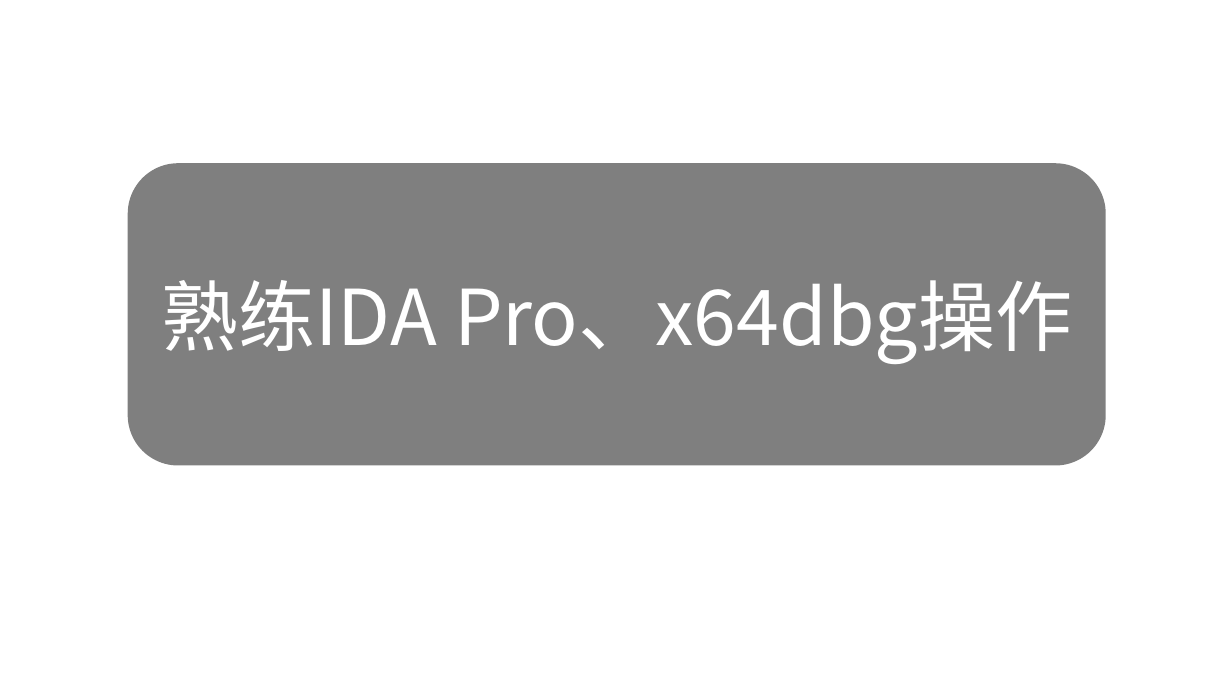
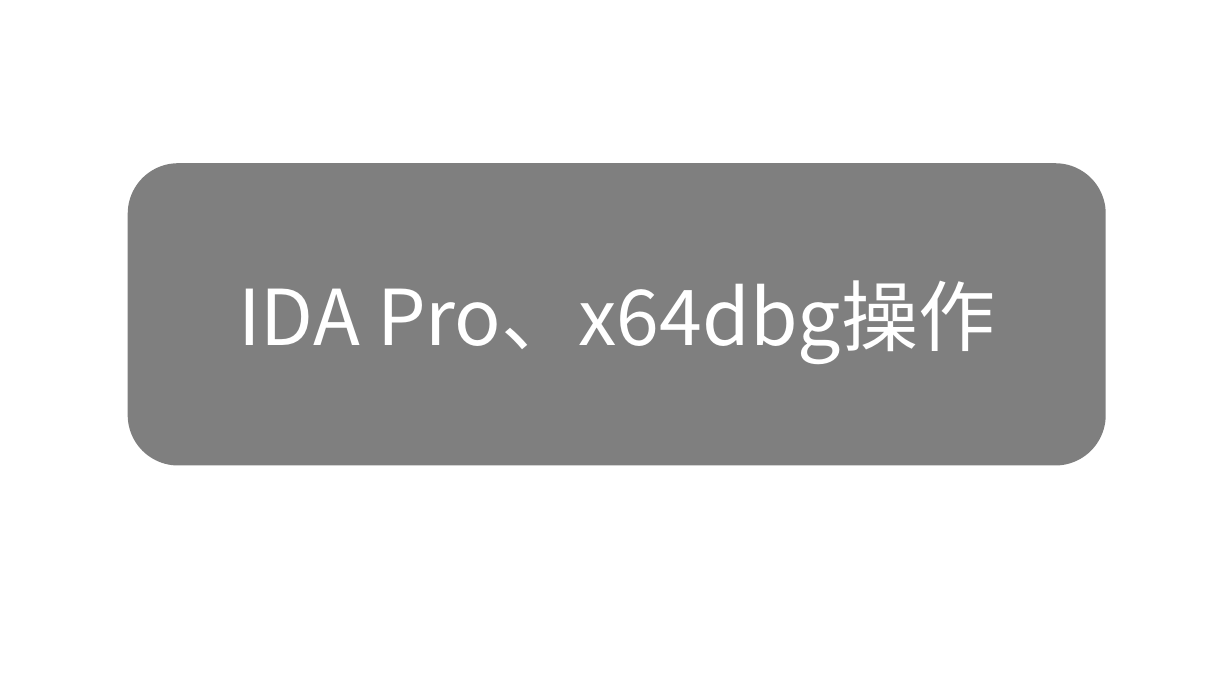
Before and after one commit to ZQF-ReVN/VN_Localization_Tutorials, a slide deck: slide 10 of Gal汉化分析/封包结构逆向/[Gal汉化分析] 封包逆向初步.pptx. Drawn at 1232x693 pixels with LibreOffice and Linux fonts; fonts in the diff are those of the drawing; background and template pictures are left out. Boxes give left, top, right and bottom in pixels: in the first picture for what was removed or moved away, otherwise in the second. Text is boxed around its words. In the diff, an @@ line names an element or a change of style, - is before the commit and + after.

```diff
--- a/Gal汉化分析/封包结构逆向/[Gal汉化分析] 封包逆向初步.pptx
+++ b/Gal汉化分析/封包结构逆向/[Gal汉化分析] 封包逆向初步.pptx
@@ text in rounded rectangle at [238,280,995,364]: text changed @@
-熟练IDA Pro、x64dbg操作
+IDA Pro、x64dbg操作
```
Also in this commit, not shown: 9 other slides changed.
